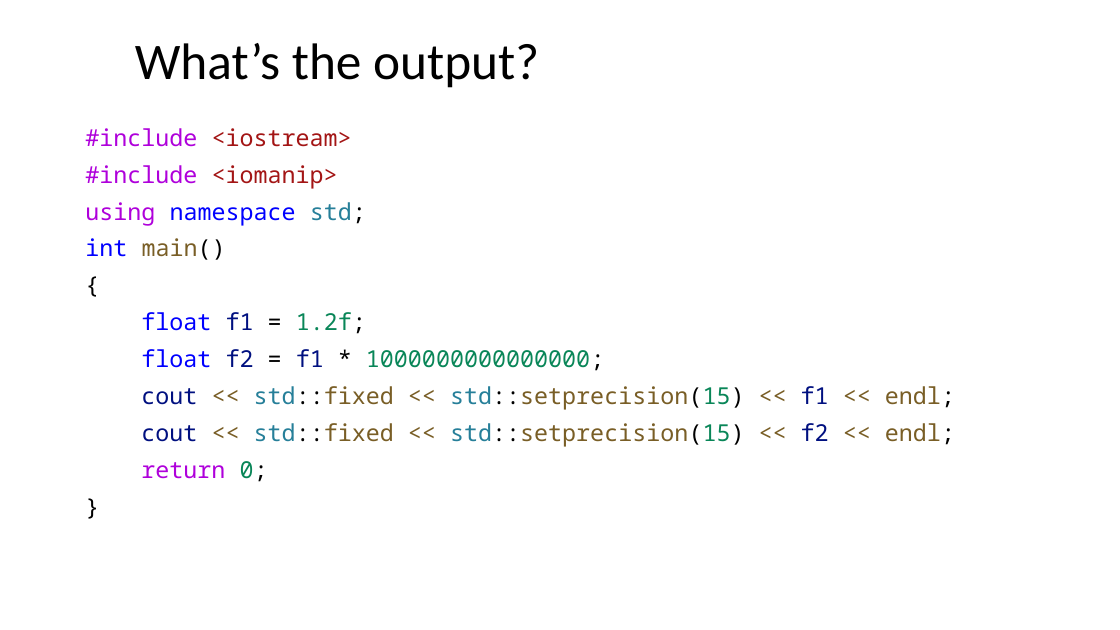
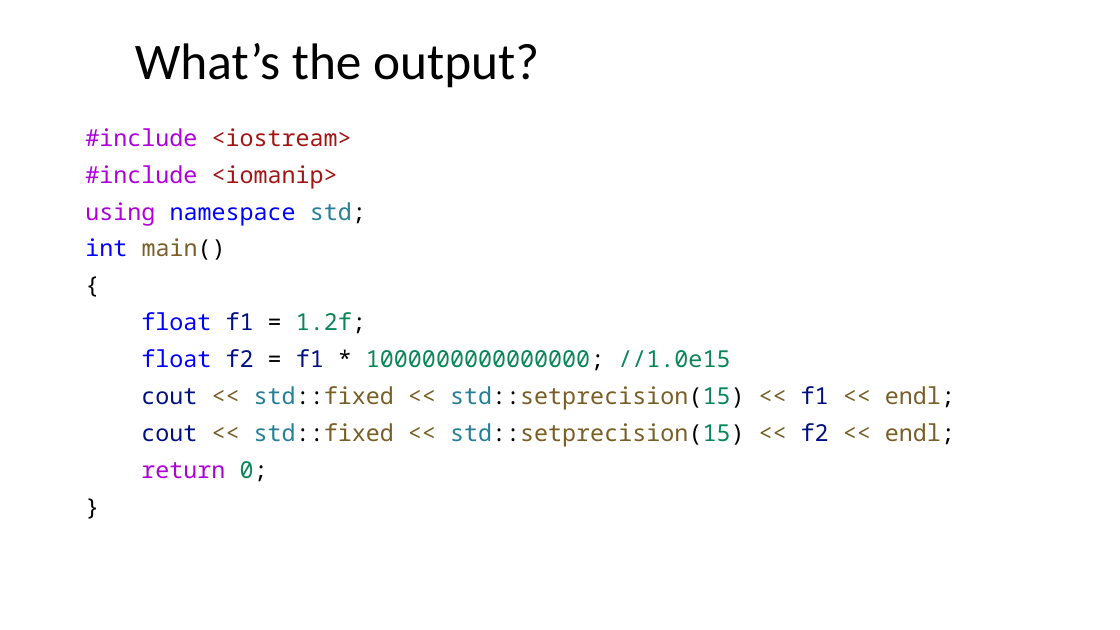
Before and after one commit to dayekuaipao/CPPLearning, a slide deck: slide 19 of week02/Lecture02.pptx (slide 18 before the commit). Drawn at 1120x630 pixels with LibreOffice and Linux fonts; fonts in the diff are those of the drawing; background and template pictures are left out. Boxes give left, top, right and bottom in pixels: in the first picture for what was removed or moved away, otherwise in the second. Text is boxed around its words. In the diff, an @@ line names an element or a change of style, - is before the commit and + after.

```diff
--- a/week02/Lecture02.pptx
+++ b/week02/Lecture02.pptx
@@ text at [141,349,730,371]: text changed @@
-float f2 = f1 * 1000000000000000;
+float f2 = f1 * 1000000000000000; //1.0e15
```
Also in this commit, not shown: 14 other slides changed, 2 slides added, 2 other files.
